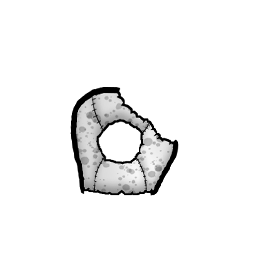
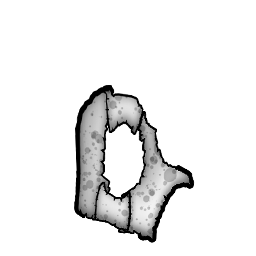
Revision of a layered w=256, h=256 image; what changed, layer by layer:
showed group "East/West" (2 layers) over (73, 85, 195, 243)
painted on "East" over (73, 85, 195, 243)
hid group "North/South" (2 layers) over (70, 86, 180, 216)
